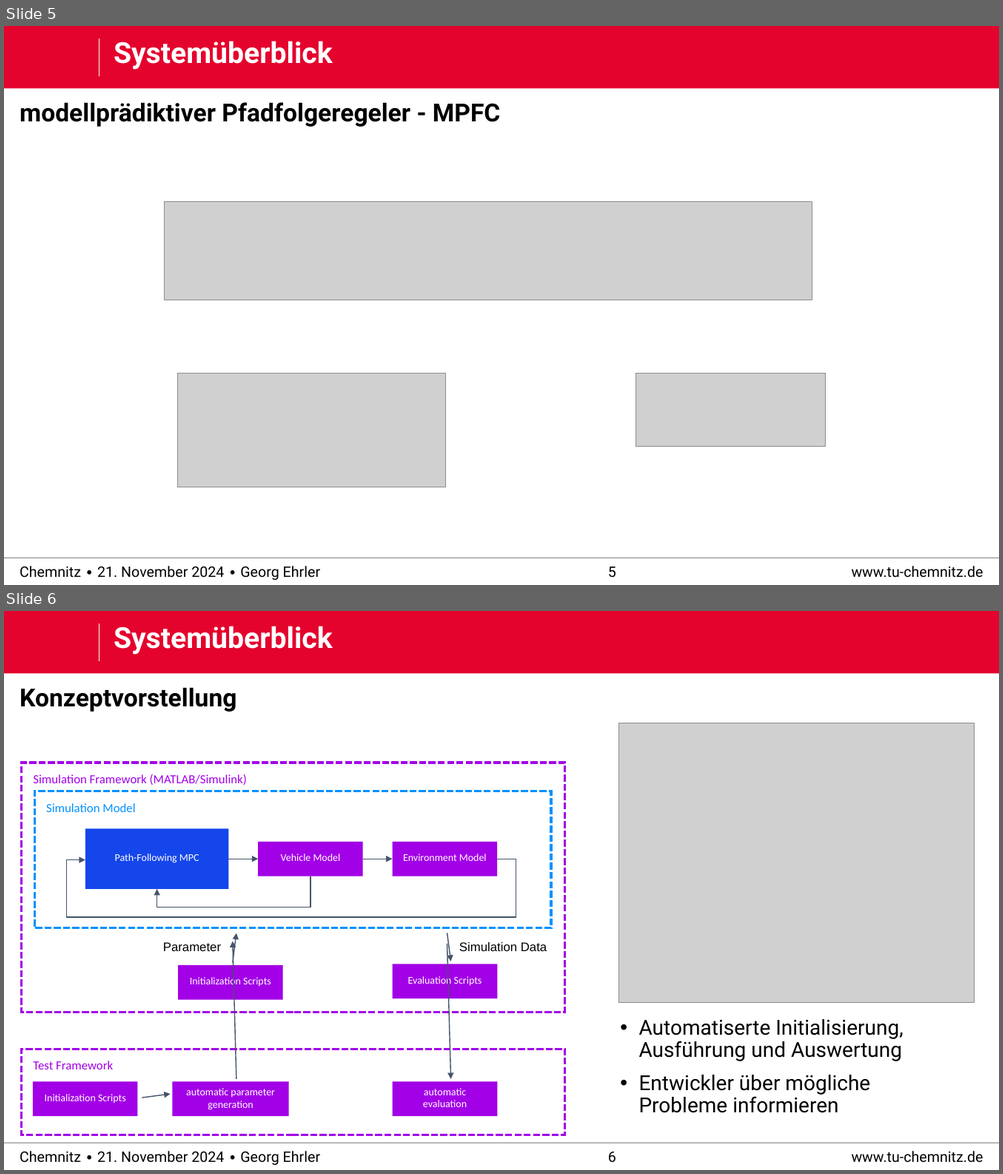
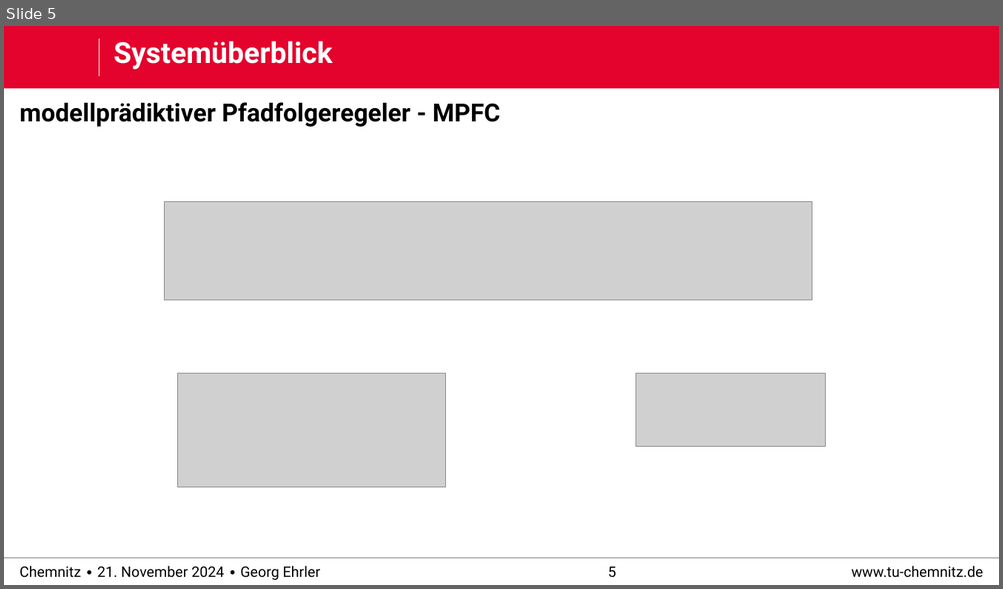
Before and after one commit to derEhrler/ACSDthesis_edited, a slide deck: defense/praktikum_defense.pptx. Shown one above the other, each under a label of ours: slides 5 and 6 before the commit, slide 5 after it. The pictures are 1003x1174 and 1003x589 pixels, drawn with LibreOffice and Linux fonts; fonts in the diff are those of the drawing; grey boxes stand for pictures; background and template pictures are left out. Boxes give left, top, right and bottom in pixels: in the first picture for what was removed or moved away, otherwise in the second. Text is boxed around its words. In the diff, an @@ line names an element or a change of style, - is before the commit and + after.

```diff
--- a/defense/praktikum_defense.pptx
+++ b/defense/praktikum_defense.pptx
@@ slide 6 removed at (4, 611, 999, 1170), background #FFFFFF; not listed: 6 template elements that a slide beside it also shows @@
@@ title removed at (114, 626, 333, 655) @@
-Systemüberblick
@@ text removed at (20, 687, 236, 712) @@
-Konzeptvorstellung
@@ picture removed at (619, 723, 974, 1002) @@
@@ rectangle removed at (21, 763, 564, 1012) @@
-Simulation Framework (MATLAB/Simulink)
@@ group removed at (34, 791, 551, 928): 4 rectangles, 2 arrows, 2 elbow arrows @@
-Path-Following MPC
-Vehicle Model
-Simulation Model
-Environment Model
@@ text removed at (163, 943, 221, 951) @@
-Parameter
@@ arrow removed from (233, 963) to (236, 934) @@
@@ arrow removed from (236, 1079) to (233, 942) @@
@@ arrow removed from (447, 934) to (451, 962) @@
@@ text removed at (459, 943, 546, 951) @@
-Simulation Data
@@ rectangle removed at (178, 965, 282, 999) @@
-Initialization Scripts
@@ rectangle removed at (392, 965, 497, 999) @@
-Evaluation Scripts
@@ arrow removed from (447, 944) to (451, 1079) @@
@@ text removed at (639, 1019, 902, 1113) @@
-• Automatiserte Initialisierung, Ausführung und Auswertung
-• Entwickler über mögliche Probleme informieren
@@ rectangle removed at (21, 1050, 564, 1136) @@
-Test Framework
@@ rectangle removed at (33, 1082, 137, 1116) @@
-Initialization Scripts
@@ arrow removed from (142, 1098) to (170, 1094) @@
@@ rectangle removed at (173, 1082, 289, 1116) @@
-automatic parameter generation
@@ rectangle removed at (392, 1082, 497, 1116) @@
-automatic evaluation
```
Also in this commit, not shown: 2 slides added.
